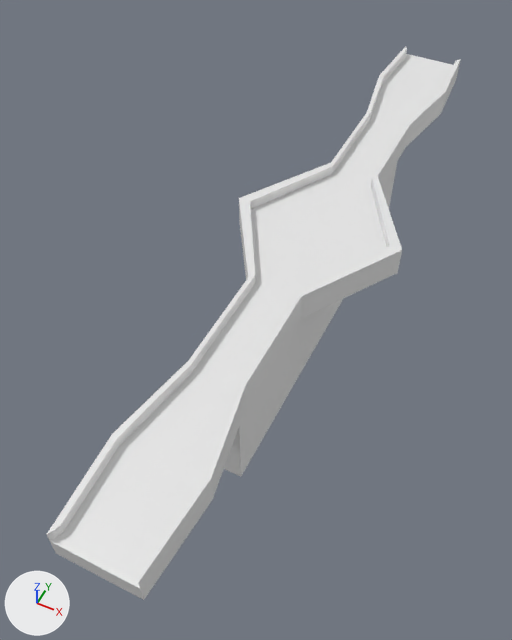
What one commit did to the Blender file Assets/models/escenario .blend.
One viewpoint serves both versions: a 50 mm camera at (30.0, -81.7, 78.3) aimed at (-6.3, -9.1, -12.5). The axes (+X, +Y, +Z) are drawn at lower left. The lights are the same throughout.

Before the edit, the objects in view are built like this:
```python
me_cube_001 = bpy.data.meshes.new('Cube.001')
me_cube_001.from_pydata(...)  # 144 vertices, 142 faces; spans x -14.0..14.0, y -61.2..61.2, z -20.0..4.6
ob_cube = bpy.data.objects.new('Cube', me_cube_001)
ob_cube.location = (0.0, 0.0, 0.0)
```
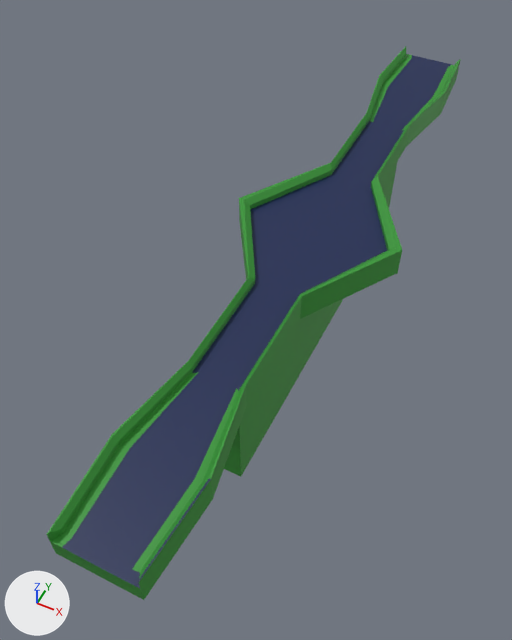
What differs and where, as boxes (x1, y1, x2, y2) in the pictures (512 x 640 px; the box of a moved part takes in the faces that stretch with it):
part 1 of me_cube_001, moved or reshaped: (46, 46, 461, 583) in both
part 2 of me_cube_001, recoloured (white to blue): (62, 55, 452, 588) in both
part 3 of me_cube_001, recoloured (grey to green): (50, 54, 461, 600) in both

The change in detail:
Material 'superior' (mat_superior) is new.
Its base color is (0.0353, 0.303, 0.0336) (green #359633).
Material 'base' (mat_base) is new.
Its base color is (0.0076, 0.0189, 0.0871) (dark blue #152553).
me_cube_001 is used by ob_cube; location (0.0, 0.0, 0.0).
me_cube_001 had 144 vertices, 142 faces and spanned x -14.0..14.0, y -61.2..61.2, z -20.0..4.6.
me_cube_001 now has 162 vertices, 158 faces and spans x -14.0..14.0, y -61.2..61.2, z -20.0..4.6.
Part 1, on me_cube_001:
18 vertices are removed from x -12.0..12.0, y -59.8..59.8, z 4.6.
36 faces are deleted.
18 vertices are added at x -13.1..13.1, y -60.9..60.9, z 4.6.
18 new vertices lie (0.0, 0.0, 1.0) away from vertices in x -12.0..12.0, y -59.8..59.8, z 2.9.
50 new faces join them, mat_superior (green #359633).
2 new faces join them, mat_base (dark blue #152653).
me_cube_001 part 2: 19 faces spanning x -12.0..12.0, y -61.2..61.2, z 2.9 switch from no material to mat_base (dark blue #152653).
me_cube_001 part 3: 87 faces spanning x -14.0..14.0, y -61.2..61.2, z -20.0..4.6 switch from no material to mat_superior (green #359633).
